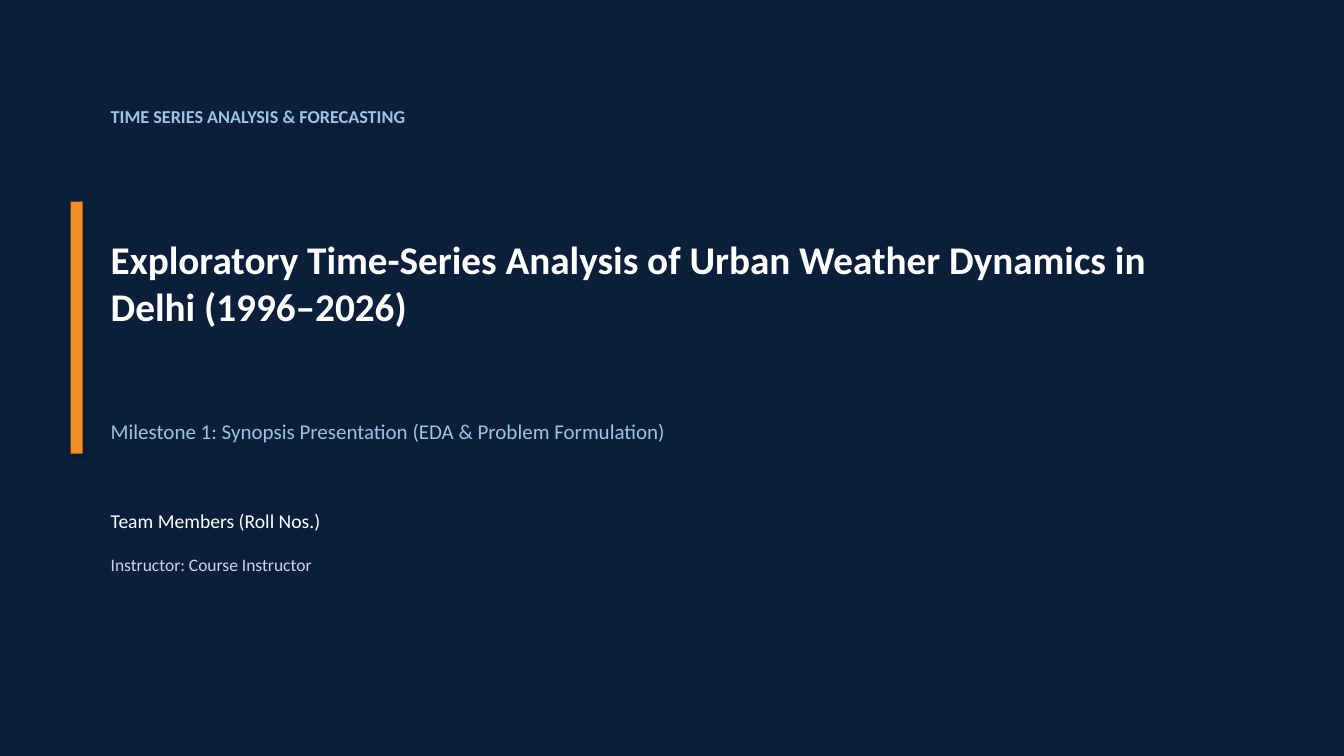
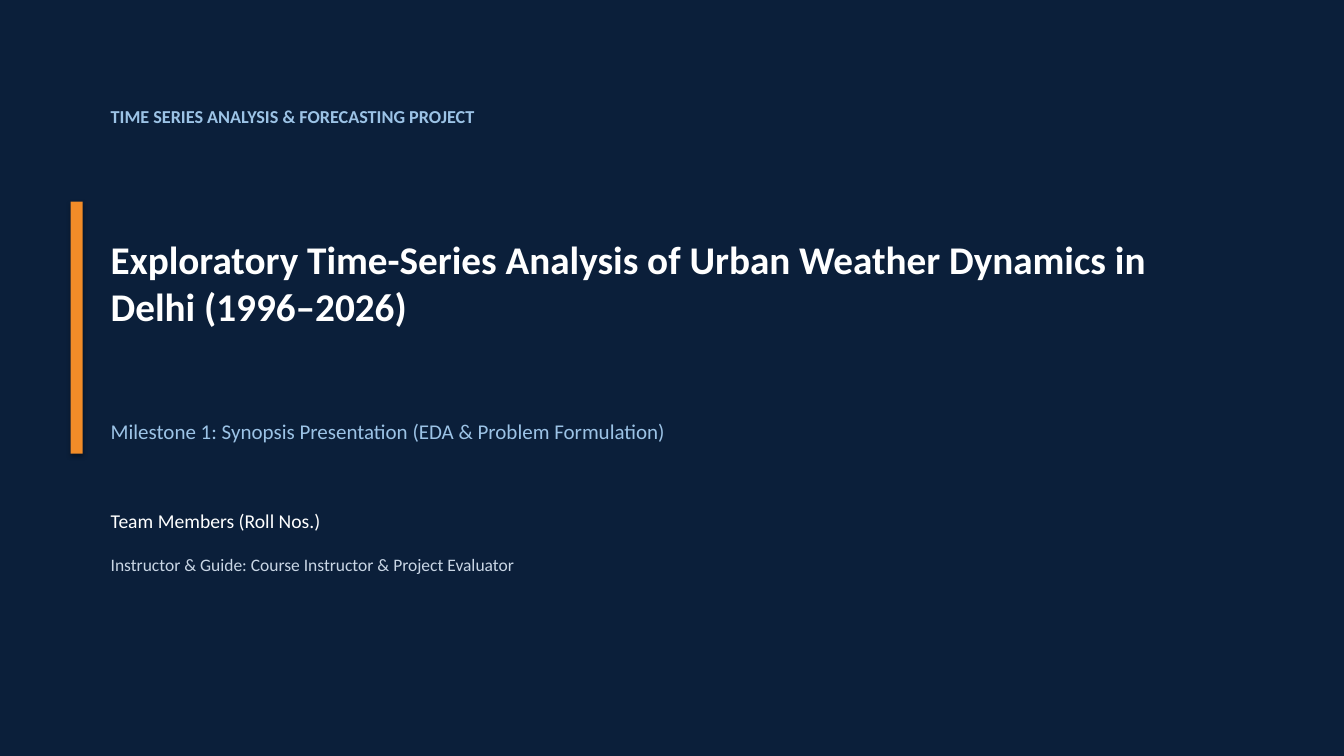
Before and after one commit to dhruvsaini-code/weather-forecasting, a slide deck: slide 1 of milestone1_output/Milestone1_Synopsis.pptx. Drawn at 1344x756 pixels with LibreOffice and Linux fonts; fonts in the diff are those of the drawing. Boxes give left, top, right and bottom in pixels: in the first picture for what was removed or moved away, otherwise in the second. Text is boxed around its words. In the diff, an @@ line names an element or a change of style, - is before the commit and + after.

```diff
--- a/milestone1_output/Milestone1_Synopsis.pptx
+++ b/milestone1_output/Milestone1_Synopsis.pptx
@@ text at <box>111,111,474,123</box>: text changed @@
-TIME SERIES ANALYSIS & FORECASTING
+TIME SERIES ANALYSIS & FORECASTING PROJECT
@@ text at <box>111,559,513,574</box>: text changed @@
-Instructor: Course Instructor
+Instructor & Guide: Course Instructor & Project Evaluator
```
Also in this commit, not shown: 9 other slides changed, 2 slides added, 1 slide removed, 22 other files.
